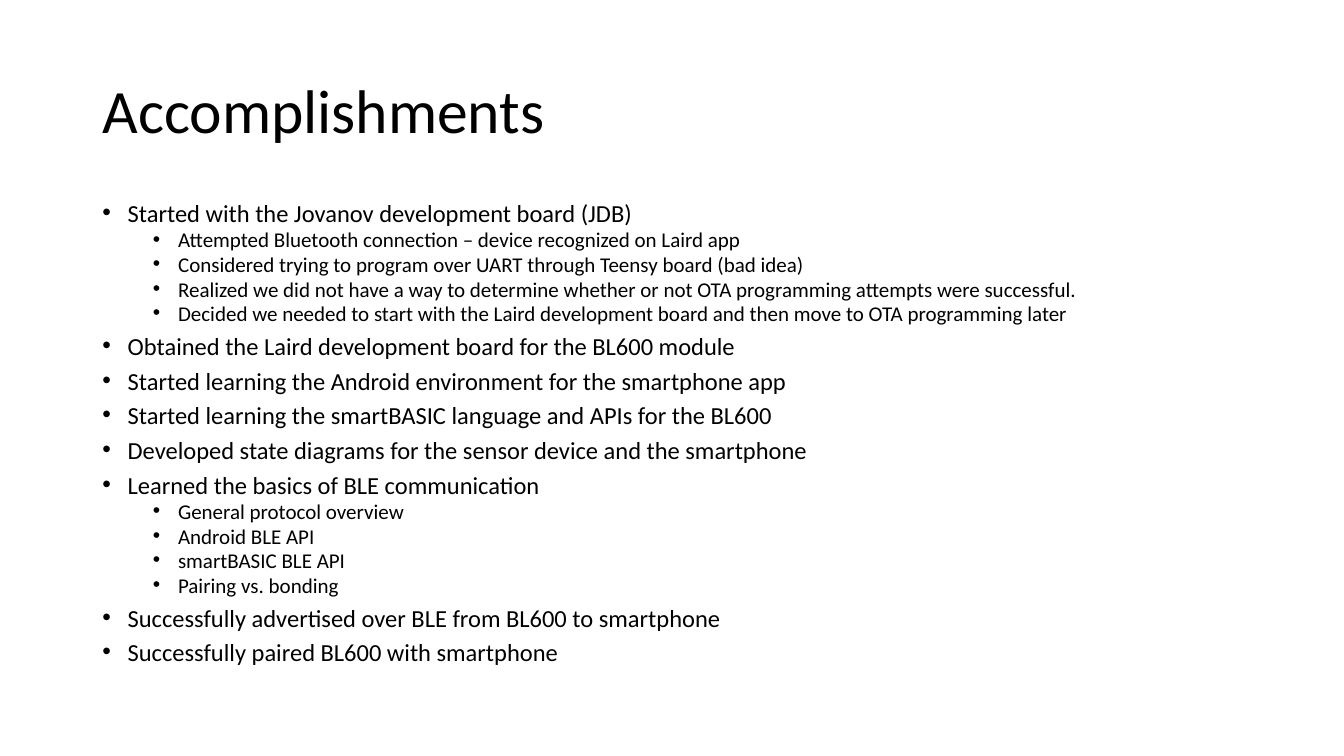
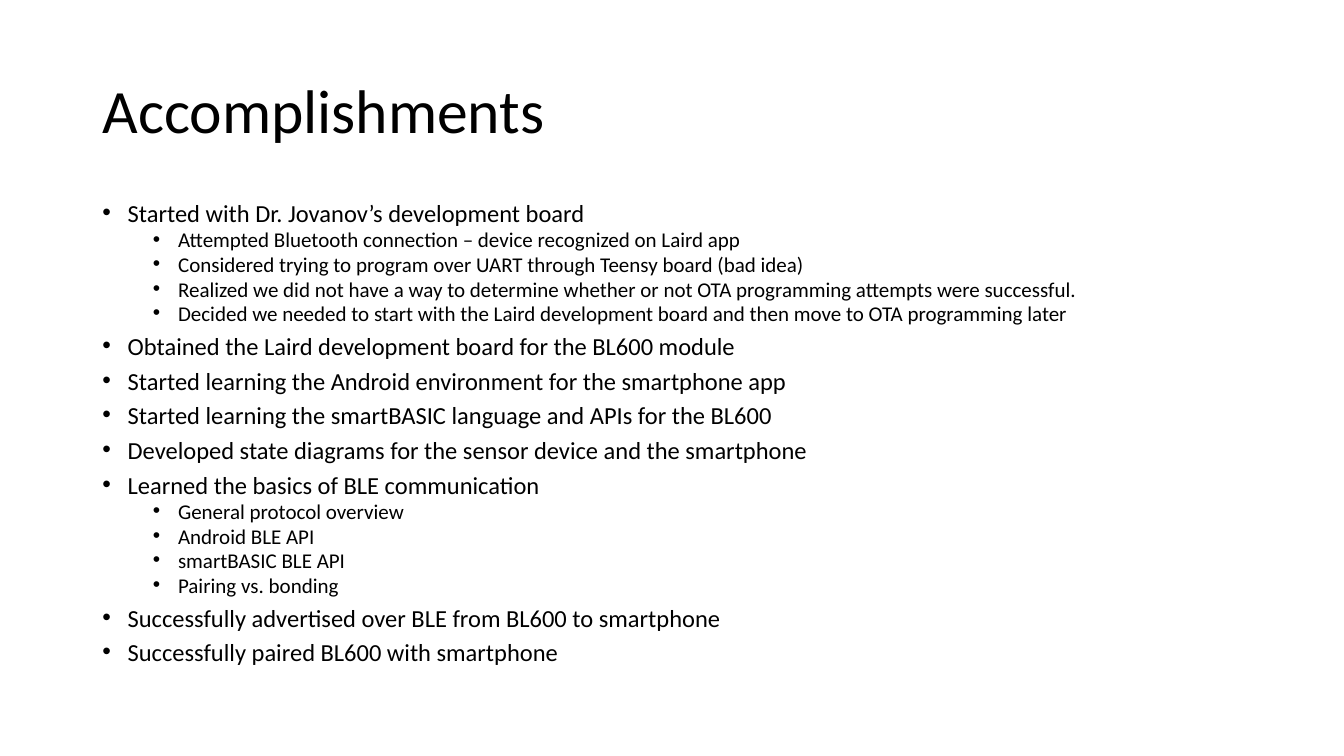
Before and after one commit to jbw3/CPE621Project, a slide deck: slide 7 of docs/AMDeSS_MidtermProgressReport.pptx. Drawn at 1344x756 pixels with LibreOffice and Linux fonts; fonts in the diff are those of the drawing. Boxes give left, top, right and bottom in pixels: in the first picture for what was removed or moved away, otherwise in the second. Text is boxed around its words. In the diff, an @@ line names an element or a change of style, - is before the commit and + after.

Commit message:
Updated presentation

```diff
--- a/docs/AMDeSS_MidtermProgressReport.pptx
+++ b/docs/AMDeSS_MidtermProgressReport.pptx
@@ text at [128, 205, 585, 226]: text changed @@
-• Started with the Jovanov development board (JDB)
+• Started with Dr. Jovanov’s development board
```
Also in this commit, not shown: 2 other slides changed, 1 slide added.
